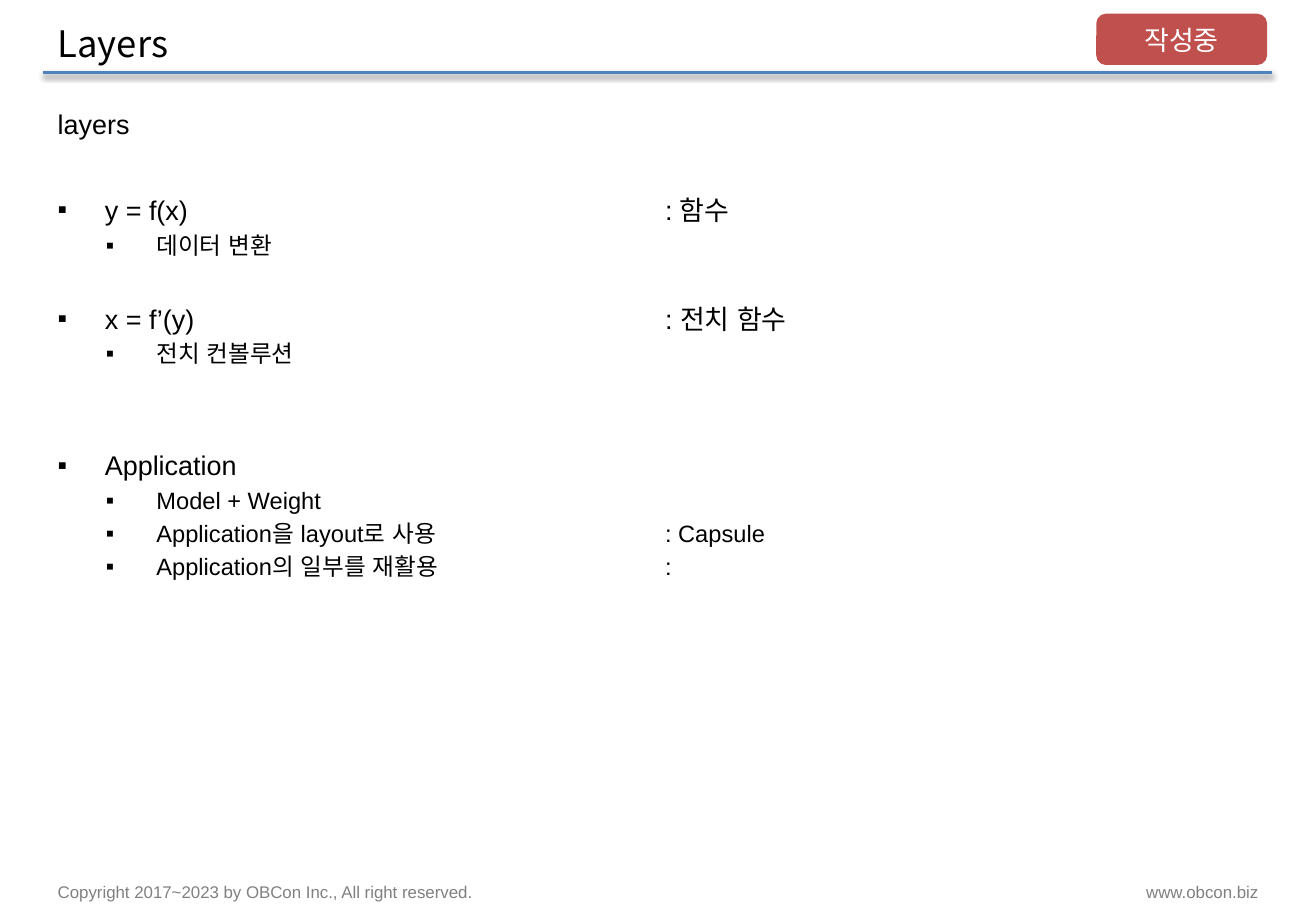
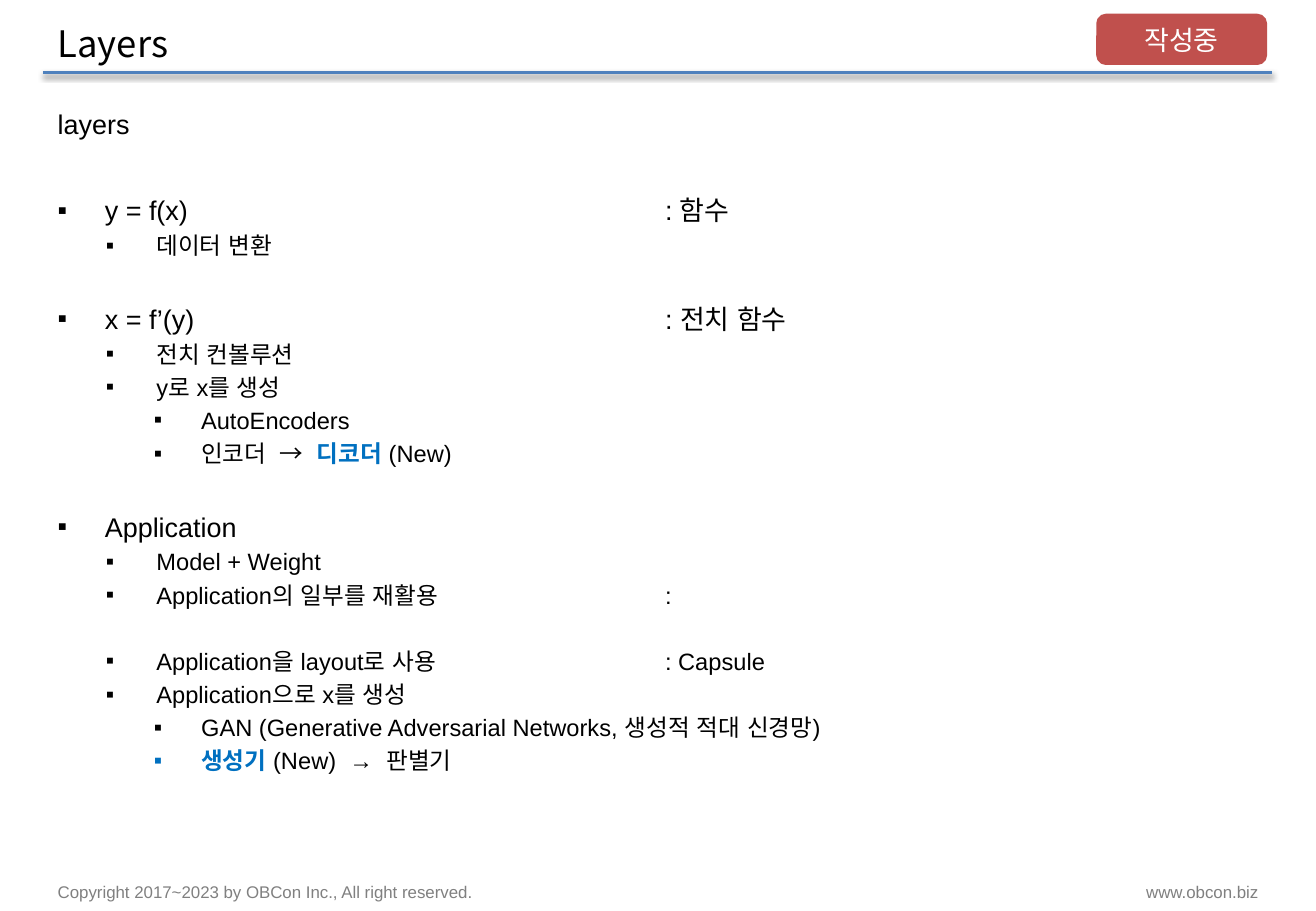
Before and after one commit to pnuskgh/EFriendExpert, a slide deck: slide 14 of laboratory/pnuskgh/docs/Deep_Learning.pptx. Drawn at 1316x911 pixels with LibreOffice and Linux fonts; fonts in the diff are those of the drawing. Boxes give left, top, right and bottom in pixels: in the first picture for what was removed or moved away, otherwise in the second. Text is boxed around its words. In the diff, an @@ line names an element or a change of style, - is before the commit and + after.

```diff
--- a/laboratory/pnuskgh/docs/Deep_Learning.pptx
+++ b/laboratory/pnuskgh/docs/Deep_Learning.pptx
@@ text at (x1=156, y1=376, x2=452, y2=467): paragraphs added @@
+  ▪ y로 x를 생성
+    ▪ AutoEncoders
+    ▪ 인코더 → 디코더 (New)
@@ text at (x1=156, y1=584, x2=438, y2=609): paragraph added @@
+  ▪ Application의 일부를 재활용 :
@@ text at (x1=156, y1=683, x2=820, y2=774): text changed @@
-  ▪ Application의 일부를 재활용 :
+  ▪ Application으로 x를 생성
+    ▪ GAN (Generative Adversarial Networks, 생성적 적대 신경망)
+    ▪ 생성기 (New) → 판별기
```
Also in this commit, not shown: 2 other slides changed.
